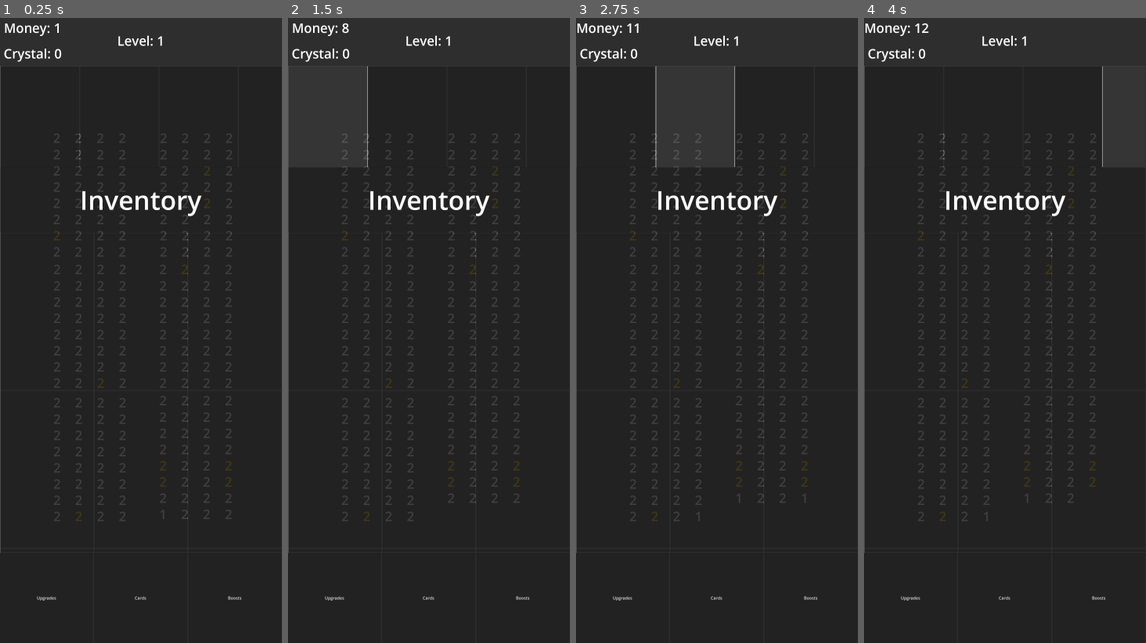
Above: before the commit, frames 1-4 (left to right).
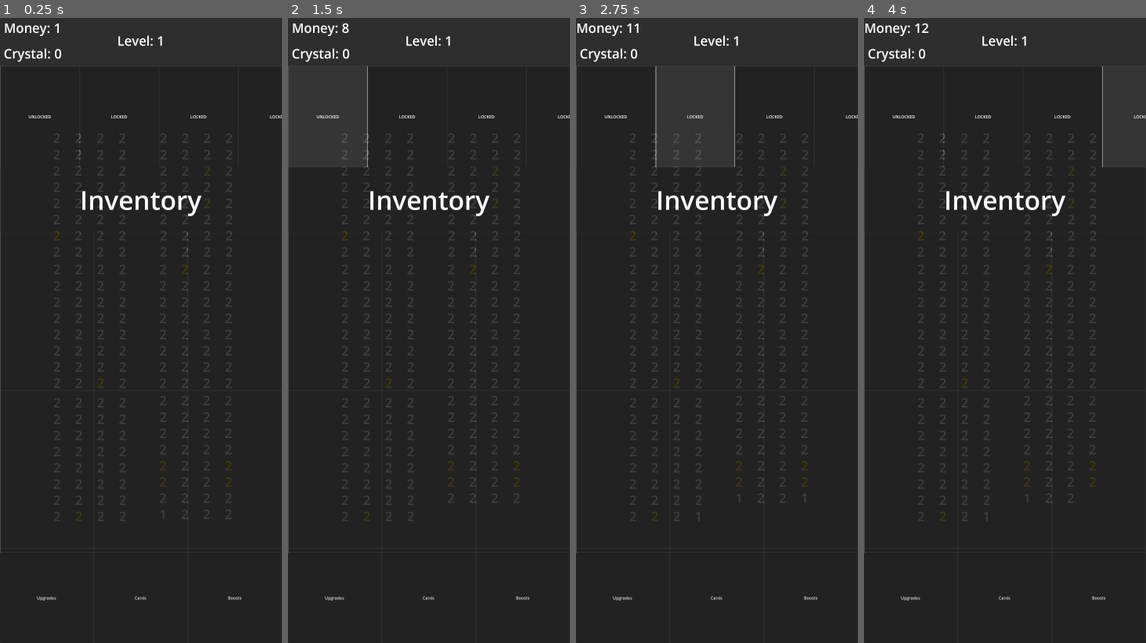
Above: after the commit, the same moments.

Repository: bondhusjude/IdleBrickGame
Game: Godot game, scene res://Scenes/main.tscn
Same seed, same stepped clock (60 frames per second), same inputs: the game is played once before the commit and once after it. The engine's default icon, where the game draws it, is replaced by a stand-in: a white triangle on a blue panel in a dark square.
Inputs (mouse positions are in pixels of both pictures, inside the frame that each line leads up to):
- Up to frame 1 (0.25 s): no input
- Up to frame 2 (1.5 s): click (327, 118) at 0.52 s; click (327, 118) at 1.25 s, where only the run after the commit has a clickable "UNLOCKED"
- Up to frame 3 (2.75 s): click (694, 118) at 2 s
- Up to frame 4 (4 s): click (1061, 118) at 2.75 s; click (1143, 118) at 3.5 s

The runs differ from the first frame. In frame 1, less than 0.1% of the frame differs, in the area x 10-100%, y 15-17%; in frame 2, less than 0.1%; in frame 3, less than 0.1%; in frame 4, less than 0.1%.

Commit message:
started functionality on cards

Diff:
--- a/Ball/BasicBall/BasicBall.gd
+++ b/Ball/BasicBall/BasicBall.gd
@@ -1,9 +1,9 @@
 extends CharacterBody2D
 @export var ball: Ball
-var damage = 0
 # Direction of movement (normalized vector)
 var direction: Vector2 = Vector2(randf_range(-1, 1), randf_range(-1, 1)).normalized()
-
+# damage is necasary so we can call damage in the script BasicBrick.gd
+var damage
 func _physics_process(delta: float) -> void:
 	# Calculate the movement vector
 	var _velocity: Vector2 = direction * ball.getSpeed()
--- a/Scenes/main.tscn
+++ b/Scenes/main.tscn
@@ -605,19 +605,29 @@
 size_flags_horizontal = 3
 size_flags_vertical = 3
 
-[node name="ActiveButton" type="Button" parent="FullScreen/ExtraMenu/Cards/ActiveCards/HBoxContainer"]
+[node name="ActiveButton1" type="Button" parent="FullScreen/ExtraMenu/Cards/ActiveCards/HBoxContainer"]
 custom_minimum_size = Vector2(300, 0)
 layout_mode = 2
 size_flags_vertical = 3
 mouse_filter = 1
 
-[node name="TextureRect" type="TextureRect" parent="FullScreen/ExtraMenu/Cards/ActiveCards/HBoxContainer/ActiveButton"]
-layout_mode = 1
-anchors_preset = 15
-anchor_right = 1.0
-anchor_bottom = 1.0
-grow_horizontal = 2
-grow_vertical = 2
+[node name="TextureRect" type="TextureRect" parent="FullScreen/ExtraMenu/Cards/ActiveCards/HBoxContainer/ActiveButton1"]
+layout_mode = 1
+anchors_preset = 15
+anchor_right = 1.0
+anchor_bottom = 1.0
+grow_horizontal = 2
+grow_vertical = 2
+
+[node name="Label" type="Label" parent="FullScreen/ExtraMenu/Cards/ActiveCards/HBoxContainer/ActiveButton1"]
+layout_mode = 1
+anchors_preset = 15
+anchor_right = 1.0
+anchor_bottom = 1.0
+grow_horizontal = 2
+grow_vertical = 2
+horizontal_alignment = 1
+vertical_alignment = 1
 
 [node name="ActiveButton2" type="Button" parent="FullScreen/ExtraMenu/Cards/ActiveCards/HBoxContainer"]
 custom_minimum_size = Vector2(300, 0)
@@ -633,6 +643,16 @@
 grow_horizontal = 2
 grow_vertical = 2
 
+[node name="Label" type="Label" parent="FullScreen/ExtraMenu/Cards/ActiveCards/HBoxContainer/ActiveButton2"]
+layout_mode = 1
+anchors_preset = 15
+anchor_right = 1.0
+anchor_bottom = 1.0
+grow_horizontal = 2
+grow_vertical = 2
+horizontal_alignment = 1
+vertical_alignment = 1
+
 [node name="ActiveButton3" type="Button" parent="FullScreen/ExtraMenu/Cards/ActiveCards/HBoxContainer"]
 custom_minimum_size = Vector2(300, 0)
 layout_mode = 2
@@ -647,6 +667,16 @@
 grow_horizontal = 2
 grow_vertical = 2
 
+[node name="Label" type="Label" parent="FullScreen/ExtraMenu/Cards/ActiveCards/HBoxContainer/ActiveButton3"]
+layout_mode = 1
+anchors_preset = 15
+anchor_right = 1.0
+anchor_bottom = 1.0
+grow_horizontal = 2
+grow_vertical = 2
+horizontal_alignment = 1
+vertical_alignment = 1
+
 [node name="ActiveButton4" type="Button" parent="FullScreen/ExtraMenu/Cards/ActiveCards/HBoxContainer"]
 custom_minimum_size = Vector2(300, 0)
 layout_mode = 2
@@ -661,6 +691,16 @@
 grow_horizontal = 2
 grow_vertical = 2
 
+[node name="Label" type="Label" parent="FullScreen/ExtraMenu/Cards/ActiveCards/HBoxContainer/ActiveButton4"]
+layout_mode = 1
+anchors_preset = 15
+anchor_right = 1.0
+anchor_bottom = 1.0
+grow_horizontal = 2
+grow_vertical = 2
+horizontal_alignment = 1
+vertical_alignment = 1
+
 [node name="ActiveButton5" type="Button" parent="FullScreen/ExtraMenu/Cards/ActiveCards/HBoxContainer"]
 custom_minimum_size = Vector2(300, 0)
 layout_mode = 2
@@ -675,6 +715,16 @@
 grow_horizontal = 2
 grow_vertical = 2
 
+[node name="Label" type="Label" parent="FullScreen/ExtraMenu/Cards/ActiveCards/HBoxContainer/ActiveButton5"]
+layout_mode = 1
+anchors_preset = 15
+anchor_right = 1.0
+anchor_bottom = 1.0
+grow_horizontal = 2
+grow_vertical = 2
+horizontal_alignment = 1
+vertical_alignment = 1
+
 [node name="ActiveButton6" type="Button" parent="FullScreen/ExtraMenu/Cards/ActiveCards/HBoxContainer"]
 custom_minimum_size = Vector2(300, 0)
 layout_mode = 2
@@ -688,6 +738,16 @@
 anchor_bottom = 1.0
 grow_horizontal = 2
 grow_vertical = 2
+
+[node name="Label" type="Label" parent="FullScreen/ExtraMenu/Cards/ActiveCards/HBoxContainer/ActiveButton6"]
+layout_mode = 1
+anchors_preset = 15
+anchor_right = 1.0
+anchor_bottom = 1.0
+grow_horizontal = 2
+grow_vertical = 2
+horizontal_alignment = 1
+vertical_alignment = 1
 
 [node name="InventoryLabelPanel" type="Panel" parent="FullScreen/ExtraMenu/Cards"]
 layout_mode = 1
@@ -866,6 +926,12 @@
 [connection signal="pressed" from="FullScreen/ExtraMenu/Upgrades/Upgrades/VBoxContainer/BasicBall/plusBall" to="FullScreen/ExtraMenu/Upgrades/Upgrades/VBoxContainer/BasicBall" method="_on_plus_ball_pressed"]
 [connection signal="pressed" from="FullScreen/ExtraMenu/Upgrades/Upgrades/VBoxContainer/BasicBall/Power" to="FullScreen/ExtraMenu/Upgrades/Upgrades/VBoxContainer/BasicBall" method="_on_power_pressed"]
 [connection signal="pressed" from="FullScreen/ExtraMenu/Upgrades/Upgrades/VBoxContainer/BasicBall/Speed" to="FullScreen/ExtraMenu/Upgrades/Upgrades/VBoxContainer/BasicBall" method="_on_speed_pressed"]
+[connection signal="pressed" from="FullScreen/ExtraMenu/Cards/ActiveCards/HBoxContainer/ActiveButton1" to="FullScreen/ExtraMenu/Cards" method="_on_active_button_1_pressed"]
+[connection signal="pressed" from="FullScreen/ExtraMenu/Cards/ActiveCards/HBoxContainer/ActiveButton2" to="FullScreen/ExtraMenu/Cards" method="_on_active_button_2_pressed"]
+[connection signal="pressed" from="FullScreen/ExtraMenu/Cards/ActiveCards/HBoxContainer/ActiveButton3" to="FullScreen/ExtraMenu/Cards" method="_on_active_button_3_pressed"]
+[connection signal="pressed" from="FullScreen/ExtraMenu/Cards/ActiveCards/HBoxContainer/ActiveButton4" to="FullScreen/ExtraMenu/Cards" method="_on_active_button_4_pressed"]
+[connection signal="pressed" from="FullScreen/ExtraMenu/Cards/ActiveCards/HBoxContainer/ActiveButton5" to="FullScreen/ExtraMenu/Cards" method="_on_active_button_5_pressed"]
+[connection signal="pressed" from="FullScreen/ExtraMenu/Cards/ActiveCards/HBoxContainer/ActiveButton6" to="FullScreen/ExtraMenu/Cards" method="_on_active_button_6_pressed"]
 [connection signal="pressed" from="FullScreen/ExtraMenu/Cards/CardsAvailable/VBoxContainer/HBoxContainer/BallSpeed" to="FullScreen/ExtraMenu/Cards" method="_on_ball_speed_pressed"]
 [connection signal="pressed" from="FullScreen/ExtraMenu/Cards/CardsAvailable/VBoxContainer/HBoxContainer/BallPower" to="FullScreen/ExtraMenu/Cards" method="_on_ball_power_pressed"]
 [connection signal="pressed" from="FullScreen/ExtraMenu/Cards/CardsAvailable/VBoxContainer/HBoxContainer/BrickCash" to="FullScreen/ExtraMenu/Cards" method="_on_brick_cash_pressed"]
--- a/UI/cards.gd
+++ b/UI/cards.gd
@@ -1,13 +1,40 @@
 extends Panel
+@export var gameMan: GameManager
+@export var ball: Ball
 
+@onready var activebutton1 = $ActiveCards/HBoxContainer/ActiveButton1
+@onready var activebutton2 = $ActiveCards/HBoxContainer/ActiveButton2
+@onready var activebutton3 = $ActiveCards/HBoxContainer/ActiveButton3
+@onready var activebutton4 = $ActiveCards/HBoxContainer/ActiveButton4
+@onready var activebutton5 = $ActiveCards/HBoxContainer/ActiveButton5
+@onready var activebutton6 = $ActiveCards/HBoxContainer/ActiveButton6
 
-# Called when the node enters the scene tree for the first time.
+enum State { LOCKED, UNLOCKED }
+
+@export var usable = []
+
 func _ready() -> void:
-	pass # Replace with function body.
+	usable = [
+		{"state": State.UNLOCKED, "object": activebutton1, "empty": "y"},
+		{"state": State.LOCKED, "object": activebutton2, "empty": "y"},
+		{"state": State.LOCKED, "object": activebutton3, "empty": "y"},
+		{"state": State.LOCKED, "object": activebutton4, "empty": "y"},
+		{"state": State.LOCKED, "object": activebutton5, "empty": "y"},
+		{"state": State.LOCKED, "object": activebutton6, "empty": "y"},
+	]
 
-# Called every frame. 'delta' is the elapsed time since the previous frame.
-func _process(delta: float) -> void:
-	pass
+func _process(_delta: float) -> void:
+	for i in usable:
+		#update labels inside the buttons so that we know if they are unclocked or not
+		i.get("object").find_child("Label").text = State.keys()[i.get("state")]
+
+func unlockSlot(obj: Button):
+	for i in usable:
+		if obj.name.to_lower() == i.get("object").name.to_lower():
+			i["state"] = State.UNLOCKED
+			#print("Slot unlocked:", obj.name)
+			return
+	push_error("Button not found:", obj.name)
 
 func _on_ball_speed_pressed() -> void:
 	pass # Replace with function body.
@@ -43,3 +70,45 @@
 
 func _on_laser_pressed() -> void:
 	pass # Replace with function body.
+
+
+func _on_active_button_1_pressed() -> void:
+	if usable[0]["state"] == State.UNLOCKED:
+		pass
+	else:
+		pass
+
+
+func _on_active_button_2_pressed() -> void:
+	if usable[1]["state"] == State.UNLOCKED:
+		pass
+	else:
+		pass
+
+
+func _on_active_button_3_pressed() -> void:
+	if usable[2]["state"] == State.UNLOCKED:
+		pass
+	else:
+		pass
+
+
+func _on_active_button_4_pressed() -> void:
+	if usable[3]["state"] == State.UNLOCKED:
+		pass
+	else:
+		pass
+
+
+func _on_active_button_5_pressed() -> void:
+	if usable[4]["state"] == State.UNLOCKED:
+		pass
+	else:
+		pass
+
+
+func _on_active_button_6_pressed() -> void:
+	if usable[5]["state"] == State.UNLOCKED:
+		pass
+	else:
+		pass
